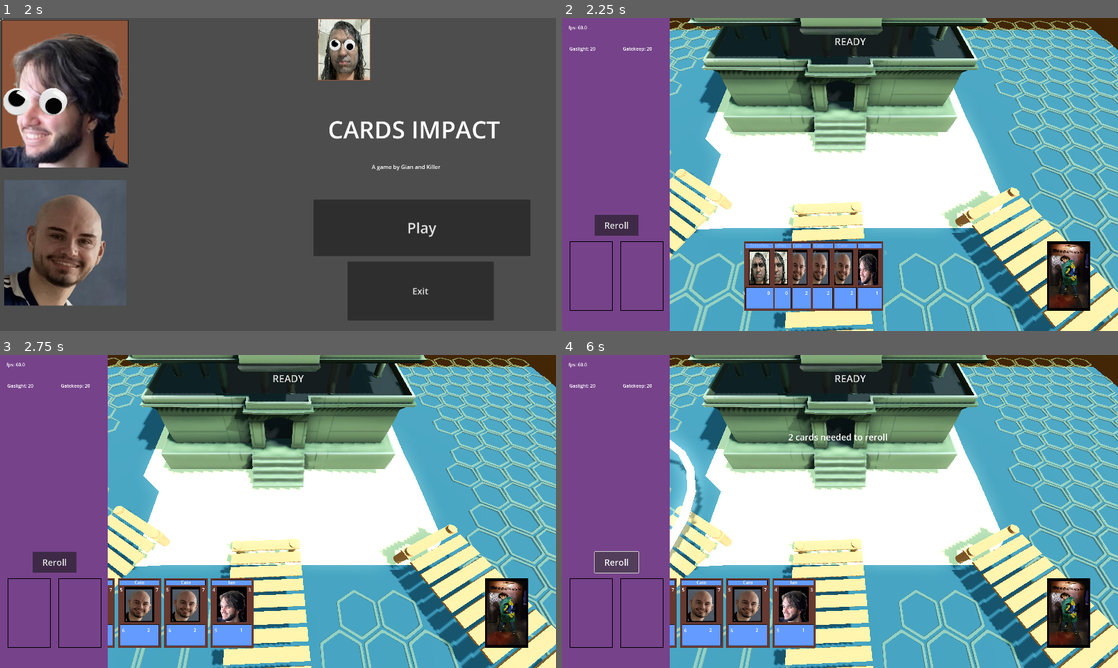
Above: before the commit, frames 1-4 (two rows, left to right).
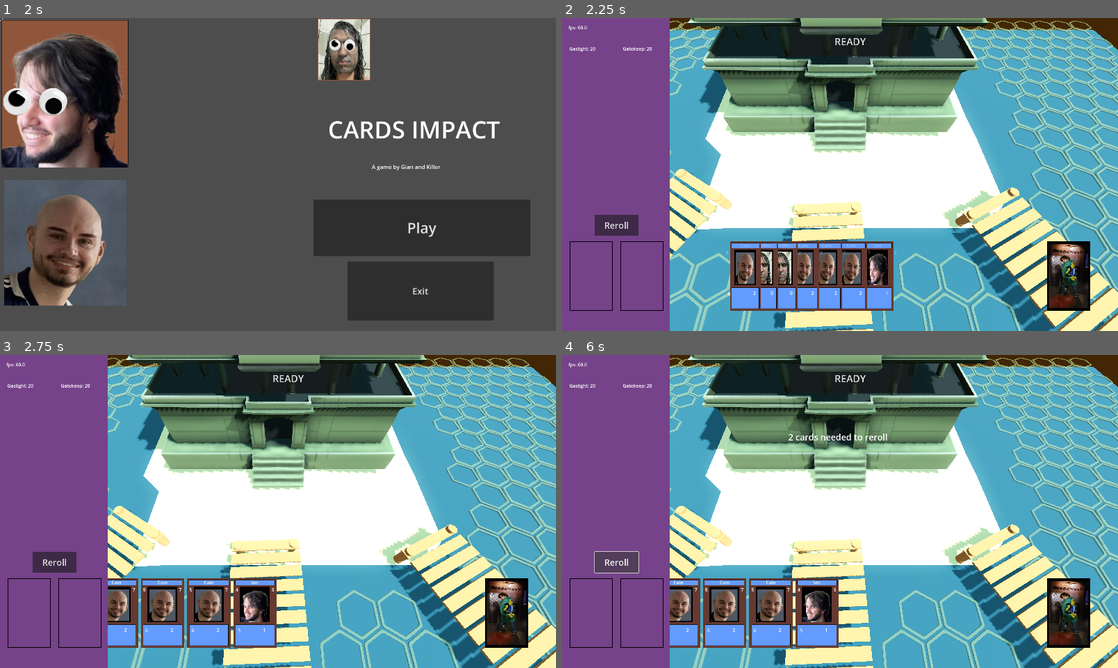
Above: after the commit, the same moments.

Repository: GianOM/Cards_Impact
Game: Godot game, scene res://Scenes/main_menu.tscn
Two runs of this game, one before a commit and one after it. Both use one fixed random seed, a clock stepped at 60 frames per second and the inputs below.
Inputs (mouse positions are in pixels of both pictures, inside the frame that each line leads up to):
- Up to frame 1 (2 s): click (0, 18) at 0.5 s; click (0, 18) at 1.25 s
- Up to frame 2 (2.25 s): click "Play" at 2 s
- Up to frame 3 (2.75 s): no input
- Up to frame 4 (6 s): click (562, 355) at 2.75 s; click (562, 355) at 3.5 s; click "READY" at 4.25 s; click "READY" at 5 s; click "Reroll" at 5.75 s

Frame 1 is identical in both runs. In frame 2, 3.7% of the frame differs, in the area x 29-93%, y 71-94%; in frame 3, 4.1%; in frame 4, 5.3%, in the area x 19-93%, y 25-94%.

Commit message:
DRAG AND DROG BIGGGGGGGG

Diff:
--- a/WEEK 1 BUILD/Scripts/2D/card_manager.gd
+++ b/WEEK 1 BUILD/Scripts/2D/card_manager.gd
@@ -4,7 +4,13 @@
 const COLLISION_MASK_CARD_SLOT = 2 #collision layer and mask in cardslot/area2d should also match this number
 const DEFAULT_CARD_MOVE_SPEED = 0.3
 
+const CARD_SCENE_PATH = "res://Scenes/2D/card.tscn"
+
+@onready var deck: Node2D = $"../Deck"
+@onready var player_hand: Node2D = $"../PlayerHand"
+
 @onready var input_manager: Node2D = $"../InputManager"
+@onready var card_database_reference = preload("res://Scripts/2D/card_database.gd")
 
 var screen_size
 var card_being_dragged
@@ -12,7 +18,10 @@
 var player_hand_reference
 var cards_inside_card_slots = []
 var selected_rerolled_card
+var selected_card
 var which_reroll_slot_path
+var hand_with_stuff
+
 
 # Called when the node enters the scene tree for the first time.
 func _ready() -> void:
@@ -31,8 +40,27 @@
 func start_drag(card):
 	card_being_dragged = card
 	card.scale = Vector2(1, 1)
-
-
+	hand_with_stuff = player_hand.player_hand
+	print(card.card_name)
+	print(card.card_atk)
+	if CollisionCheck.is_mouse_hitting_a_hex_cell == true:
+		card.visible = false
+	else:
+		card.visible = true
+#
+	#if selected_card:
+		#if selected_card == card:
+			#card.position.y += 40
+#
+		#else:
+			#selected_card.position.y += 40
+#
+			#selected_card = card
+			#card.position.y -= 40
+#
+	#else:
+		#selected_card = card
+		#card.position.y -= 40
 
 
 func finish_drag():
@@ -68,6 +96,7 @@
 
 func on_left_click_released():
 	if card_being_dragged:
+		CollisionCheck.is_a_card_being_dragged = false
 		finish_drag()
 
 
--- a/WEEK 1 BUILD/Scripts/2D/deck.gd
+++ b/WEEK 1 BUILD/Scripts/2D/deck.gd
@@ -2,7 +2,7 @@
 
 const CARD_SCENE_PATH = "res://Scenes/2D/card.tscn"
 const CARD_DRAW_SPEED = 0.3
-const STARTING_HAND_SIZE = 6
+const STARTING_HAND_SIZE = 7
 #const COLLISION_MASK_CARD = 1
 #const COLLISION_MASK_REROLL_SLOT = 16
 var rerolled_card_1
@@ -44,13 +44,18 @@
 	var card_image_path = str("res://Assets/2D Assets/" + card_drawn_name + "Card.png")
 
 	new_card.get_node("CardImage").texture = load(card_image_path)
-
 	new_card.get_node("ATK").text = str(card_database_reference.CARDS[card_drawn_name][0])
 	new_card.get_node("HP").text = str(card_database_reference.CARDS[card_drawn_name][1])
-	new_card.card_type = card_database_reference.CARDS[card_drawn_name][2]
 	new_card.get_node("Name").text = card_drawn_name
 	new_card.get_node("GaslightTokens").text = str(card_database_reference.CARDS[card_drawn_name][3])
 	new_card.get_node("GatekeepTokens").text = str(card_database_reference.CARDS[card_drawn_name][4])
+	new_card.card_name = card_drawn_name
+	new_card.card_atk = card_database_reference.CARDS[card_drawn_name][0]
+	new_card.card_hp = card_database_reference.CARDS[card_drawn_name][1]
+	new_card.card_type = card_database_reference.CARDS[card_drawn_name][2]
+	new_card.gaslight_cost = card_database_reference.CARDS[card_drawn_name][3]
+	new_card.gatekeep_cost = card_database_reference.CARDS[card_drawn_name][4]
+
 	$"../CardManager".add_child(new_card)
 	new_card.position = position
 	new_card.name = "Card"
@@ -87,6 +92,8 @@
 	new_card.card_atk = card_database_reference.CARDS[card_drawn_name][0]
 	new_card.card_hp = card_database_reference.CARDS[card_drawn_name][1]
 	new_card.card_type = card_database_reference.CARDS[card_drawn_name][2]
+	new_card.gaslight_cost = card_database_reference.CARDS[card_drawn_name][3]
+	new_card.gatekeep_cost = card_database_reference.CARDS[card_drawn_name][4]
 	#---------------------------------------------------------------------------
 
 
--- a/WEEK 1 BUILD/Scripts/2D/input_manager.gd
+++ b/WEEK 1 BUILD/Scripts/2D/input_manager.gd
@@ -11,19 +11,26 @@
 var card_manager_reference
 var deck_reference
 
+func _process(delta: float) -> void:
+	if Input.is_action_pressed("left_mouse_click"):
+		emit_signal("left_mouse_button_clicked")
+		raycast_at_cursor()
+	elif Input.is_action_just_released("left_mouse_click"):
+		emit_signal("left_mouse_button_released")
+
 func _ready() -> void:
 	card_manager_reference = $"../CardManager"
 	deck_reference = $"../Deck"
 
-func _input(event: InputEvent) -> void:
-	if event is InputEventMouseButton and event.button_index == MOUSE_BUTTON_LEFT:
-		if event.pressed:
-			emit_signal("left_mouse_button_clicked")
-			raycast_at_cursor()
-		else:
-			emit_signal("left_mouse_button_released")
-
-
+#func _input(event: InputEvent) -> void:
+	#if event is InputEventMouseButton and event.button_index == MOUSE_BUTTON_LEFT:
+		#if event.pressed:
+			#emit_signal("left_mouse_button_clicked")
+			#raycast_at_cursor()
+		#else:
+			#emit_signal("left_mouse_button_released")
+			#
+			#
 func raycast_at_cursor():
 	var space_state = get_viewport().world_2d.direct_space_state
 	var parameters = PhysicsPointQueryParameters2D.new()
@@ -40,6 +47,7 @@
 			if card_found:
 				#print("card found")
 				card_manager_reference.start_drag(card_found)
+				CollisionCheck.is_a_card_being_dragged = true
 				#card_manager_reference.select_rerolled_card(card_found)
 		elif result_collision_mask == COLLISION_MASK_DECK:
 			#deck clicked
--- a/WEEK 1 BUILD/Scripts/2D/player_hand.gd
+++ b/WEEK 1 BUILD/Scripts/2D/player_hand.gd
@@ -4,6 +4,7 @@
 const CARD_WIDTH = 160 #set to desired number that best fits the card size
 const HAND_Y_POSITION = 890 #set to desired number that best fits the card pos
 const DEFAULT_CARD_MOVE_SPEED = 0.3
+const MAX_HAND_SIZE = 7
 
 var player_hand =[]
 var center_screen_x
@@ -15,8 +16,10 @@
 
 
 func add_card_to_hand(card, speed):
-	if card not in player_hand and player_hand.size() < 6: #hand size limiter doesn't work properly, one last card is drawn after max
+	if card not in player_hand and player_hand.size() < MAX_HAND_SIZE: #hand size limiter doesn't work properly, one last card is drawn after max
 		player_hand.insert(0, card)
+
+
 		update_hand_positions(speed)
 	else:
 		animate_card_to_position(card, card.position_in_hand, DEFAULT_CARD_MOVE_SPEED)
--- a/WEEK 1 BUILD/Scripts/Player Movement.gd
+++ b/WEEK 1 BUILD/Scripts/Player Movement.gd
@@ -75,13 +75,16 @@
 	if event is InputEventMouseButton:
 		# My_Ray_Cast.Ray_Hit.get_owner() RETORNA O OBJETO QUE O RAYCAST ACERTOU
 		#print(My_Ray_Cast.Ray_Hit.get_owner())
-		if Input.is_action_just_pressed("left_mouse_click"):
+		if Input.is_action_just_released("left_mouse_click"):
 			#Precisamos checkar o RayCast ta colidindo para rodar a logica, ou entao o resultado do
 			#Raycas sera Null e o jogo crasha
 			if (My_Ray_Cast.is_colliding()):
-				if (My_Ray_Cast.Ray_Hit.get_owner() is Hexagono):#codigo para colocar a torre
+				if (My_Ray_Cast.Ray_Hit.get_owner() is Hexagono and CollisionCheck.is_a_card_being_dragged):#codigo para colocar a torre
 					#Se a Grid Cell esta livre, ou seja, se a Placed_Tower for null, e vc selecionou uma Tile que nao é uma tile inimiga
 					#vc pode colocar uma torre no lugar
+
+
+
 					if (My_Ray_Cast.Ray_Hit.get_owner().Placed_Tower == null) and (My_Ray_Cast.Ray_Hit.get_owner().is_enemy_tile == false):
 						var Tower_Instance = TOWERS.instantiate() as Node3D
 						get_tree().current_scene.add_child(Tower_Instance)
--- a/WEEK 1 BUILD/Scripts/Player_Raycast.gd
+++ b/WEEK 1 BUILD/Scripts/Player_Raycast.gd
@@ -54,7 +54,10 @@
 		var Ray_Hit_Owner = Ray_Hit.get_owner()#Precisamos catar o Owner para saber sua classe e sua posicao
 		#o check de hexagono tem que vir antes de tentar pegarmos o owner,
 		#ou entao, ele vai crashar ao tentar selecionar uma tropa
-		if Ray_Hit_Owner is Hexagono:
+		if Ray_Hit_Owner is Hexagono and CollisionCheck.is_a_card_being_dragged:
+
+			CollisionCheck.is_mouse_hitting_a_hex_cell = true
+
 			Troop_Instance.scale = Vector3(0.01,0.01,0.01)
 
 
@@ -88,6 +91,9 @@
 				Tower_Instance.scale = Vector3(0.01,0.01,0.01)
 
 		elif Ray_Hit_Owner is Enemy_Spawner:
+
+			CollisionCheck.is_mouse_hitting_a_hex_cell = false
+
 			Troop_Instance.scale = Vector3(1,1,1)
 			Troop_Instance.global_position = Ray_Hit.global_position
 			Tower_Instance.scale = Vector3(0.01,0.01,0.01)
@@ -99,7 +105,12 @@
 			Tower_Instance.scale = Vector3(0.01,0.01,0.01)
 			Troop_Instance.scale = Vector3(0.01,0.01,0.01)
 
+			CollisionCheck.is_mouse_hitting_a_hex_cell = false
+
 	else :
+
+		CollisionCheck.is_mouse_hitting_a_hex_cell = false
+
 		is_Mouse_Hitting_a_Hex_Cell = false
 		Tower_Instance.scale = Vector3(0.01,0.01,0.01)#Se nao colidir com nada, deixa a torre pequena e apaga a grid cell
 		Troop_Instance.scale = Vector3(0.01,0.01,0.01)
--- /dev/null
+++ b/WEEK 1 BUILD/Scripts/collision_check.gd
@@ -0,0 +1,4 @@
+extends Node
+
+var is_mouse_hitting_a_hex_cell : bool = false
+var is_a_card_being_dragged: bool = false
--- a/WEEK 1 BUILD/project.godot
+++ b/WEEK 1 BUILD/project.godot
@@ -20,6 +20,7 @@
 SceneSwitcher="*res://Scripts/scene_switcher.gd"
 SignalManager="*res://Scripts/signal_manager.gd"
 ReadyButton="*res://Scripts/2D/Ready_Button.gd"
+CollisionCheck="*res://Scripts/collision_check.gd"
 
 [display]
 
Not shown, added: WEEK 1 BUILD/Scripts/collision_check.gd.uid
